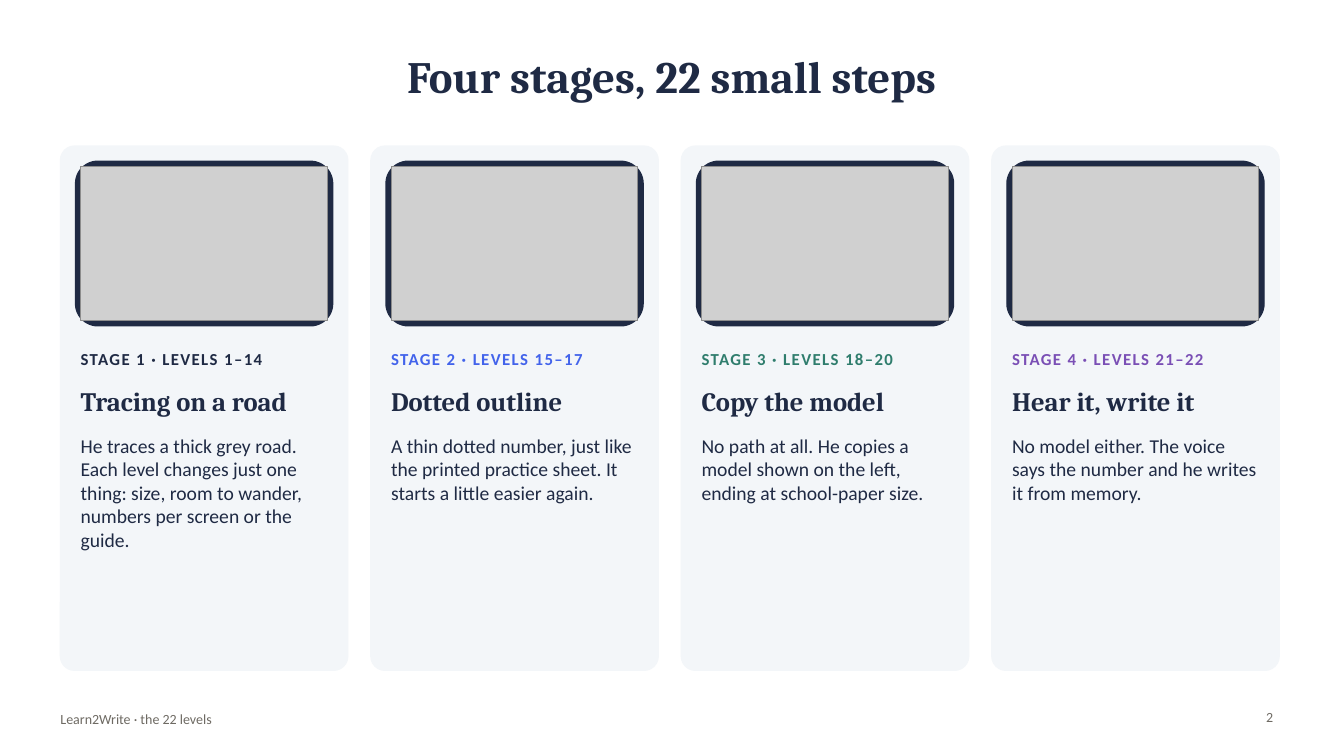
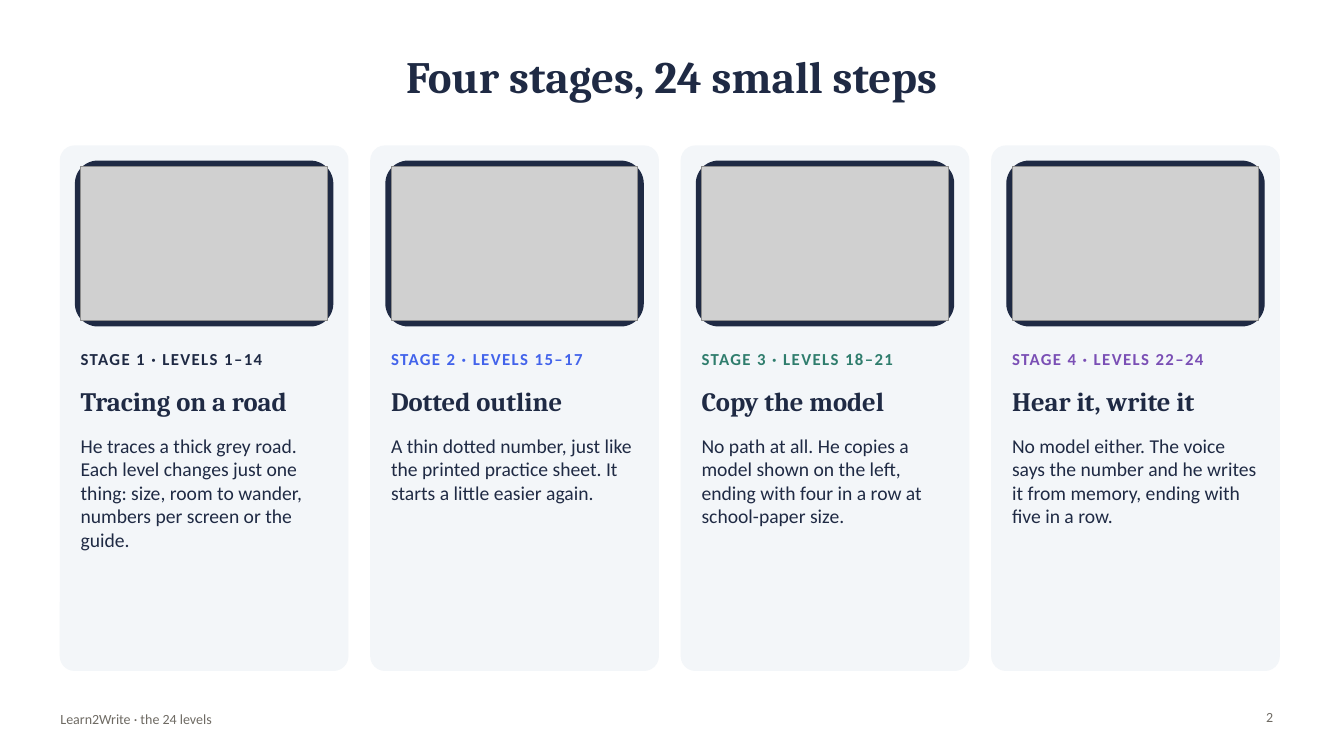
Before and after one commit to kiaanwankhede/Kiaan_Writing, a slide deck: slide 2 of docs/download/Learn2Write-levels.pptx. Drawn at 1344x756 pixels with LibreOffice and Linux fonts; fonts in the diff are those of the drawing; grey boxes stand for pictures. Boxes give left, top, right and bottom in pixels: in the first picture for what was removed or moved away, otherwise in the second. Text is boxed around its words. In the diff, an @@ line names an element or a change of style, - is before the commit and + after.

```diff
--- a/docs/download/Learn2Write-levels.pptx
+++ b/docs/download/Learn2Write-levels.pptx
@@ title at <box>406,62,937,103</box>: text changed @@
-Four stages, 22 small steps
+Four stages, 24 small steps
@@ text at <box>702,353,893,365</box>: text changed @@
-STAGE 3 · LEVELS 18–20
+STAGE 3 · LEVELS 18–21
@@ text at <box>1012,354,1204,365</box>: text changed @@
-STAGE 4 · LEVELS 21–22
+STAGE 4 · LEVELS 22–24
@@ text at <box>702,439,922,526</box>: text changed @@
-No path at all. He copies a model shown on the left, ending at school-paper size.
+No path at all. He copies a model shown on the left, ending with four in a row at school-paper size.
@@ text at <box>1012,439,1256,523</box>: text changed @@
-No model either. The voice says the number and he writes it from memory.
+No model either. The voice says the number and he writes it from memory, ending with five in a row.
@@ text at <box>60,714,212,724</box>: text changed @@
-Learn2Write · the 22 levels
+Learn2Write · the 24 levels
```
Also in this commit, not shown: 26 other slides changed, 2 slides added, 14 other files.
